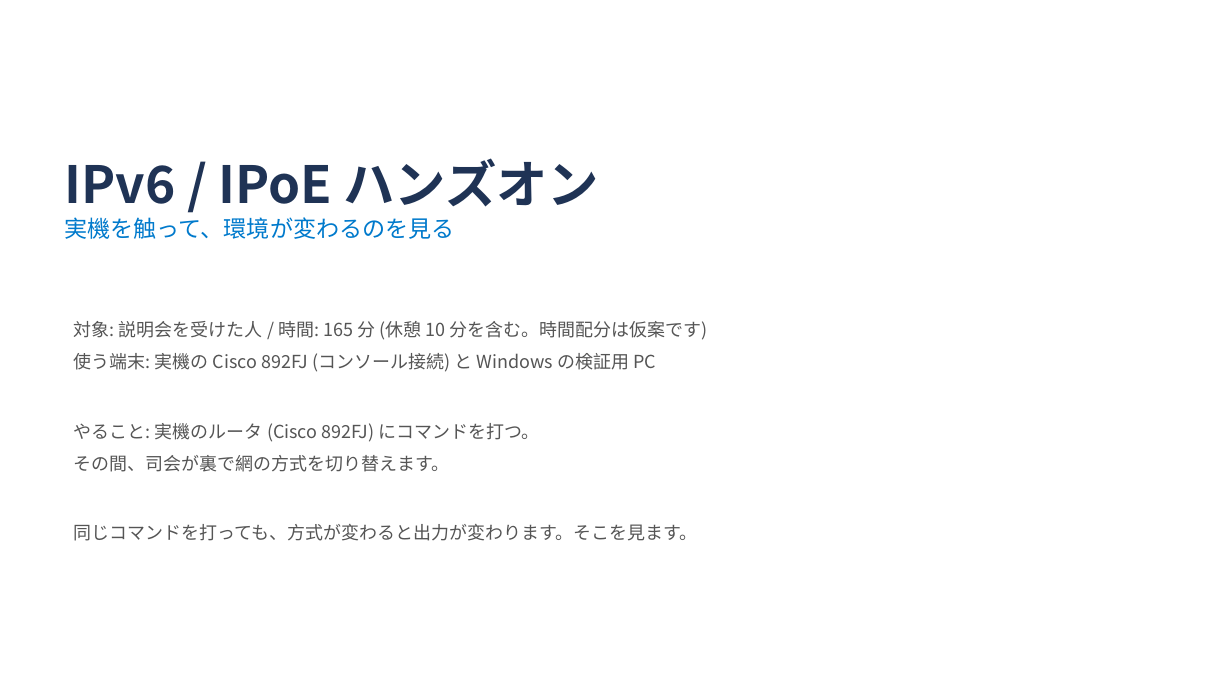
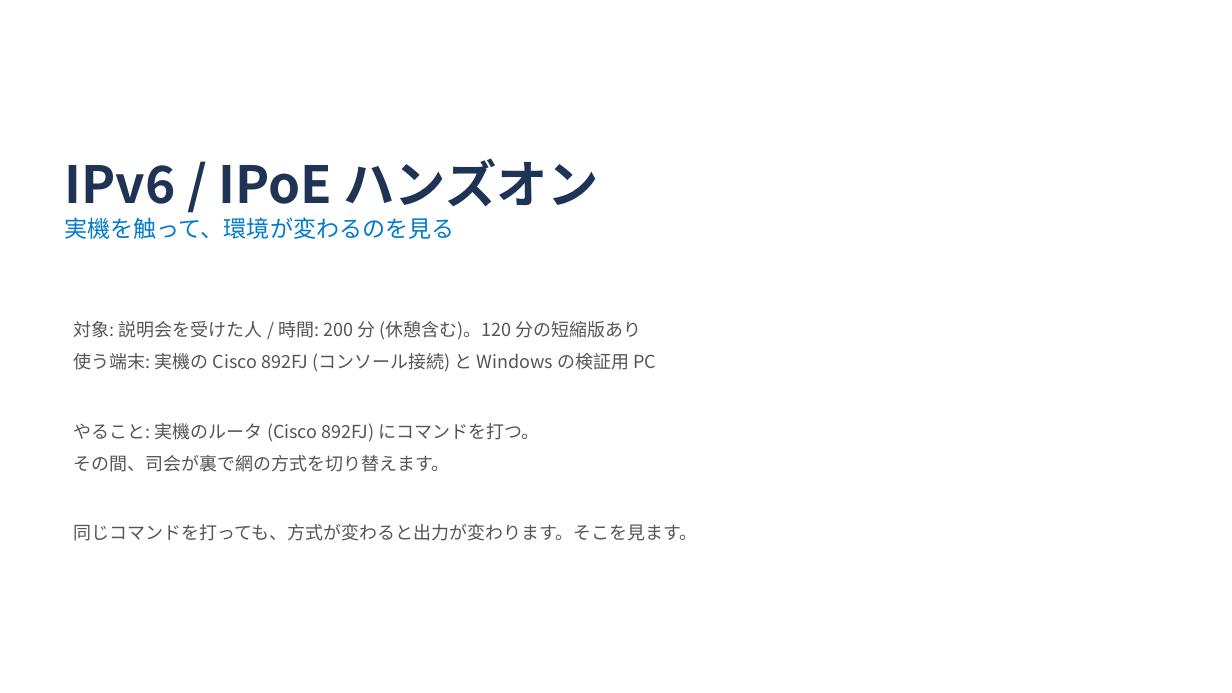
Before and after one commit to ginchankawaii/claude-code-book-template, a slide deck: slide 1 of docs/ipoe-lab/slides/handson.pptx. Drawn at 1232x693 pixels with LibreOffice and Linux fonts; fonts in the diff are those of the drawing. Boxes give left, top, right and bottom in pixels: in the first picture for what was removed or moved away, otherwise in the second. Text is boxed around its words. In the diff, an @@ line names an element or a change of style, - is before the commit and + after.

```diff
--- a/docs/ipoe-lab/slides/handson.pptx
+++ b/docs/ipoe-lab/slides/handson.pptx
@@ text at <box>74,321,642,340</box>: text changed @@
-対象: 説明会を受けた人 / 時間: 165 分 (休憩 10 分を含む。時間配分は仮案です)
+対象: 説明会を受けた人 / 時間: 200 分 (休憩含む)。120 分の短縮版あり
```
Also in this commit, not shown: 2 other files.
